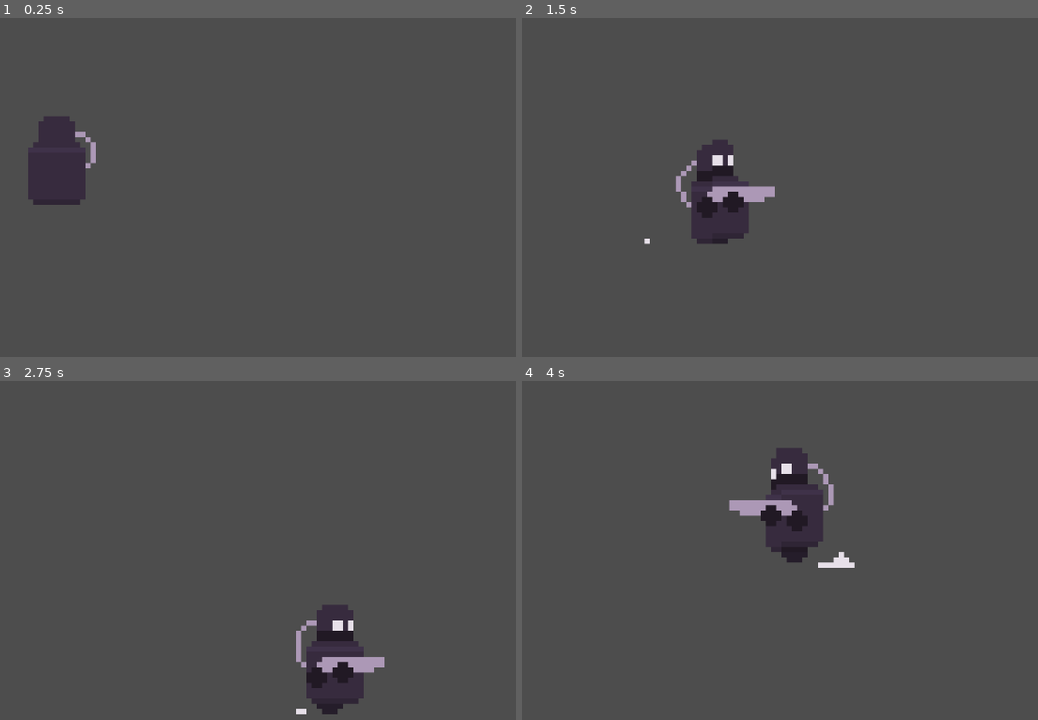
Above: before the commit, frames 1-4 (two rows, left to right).
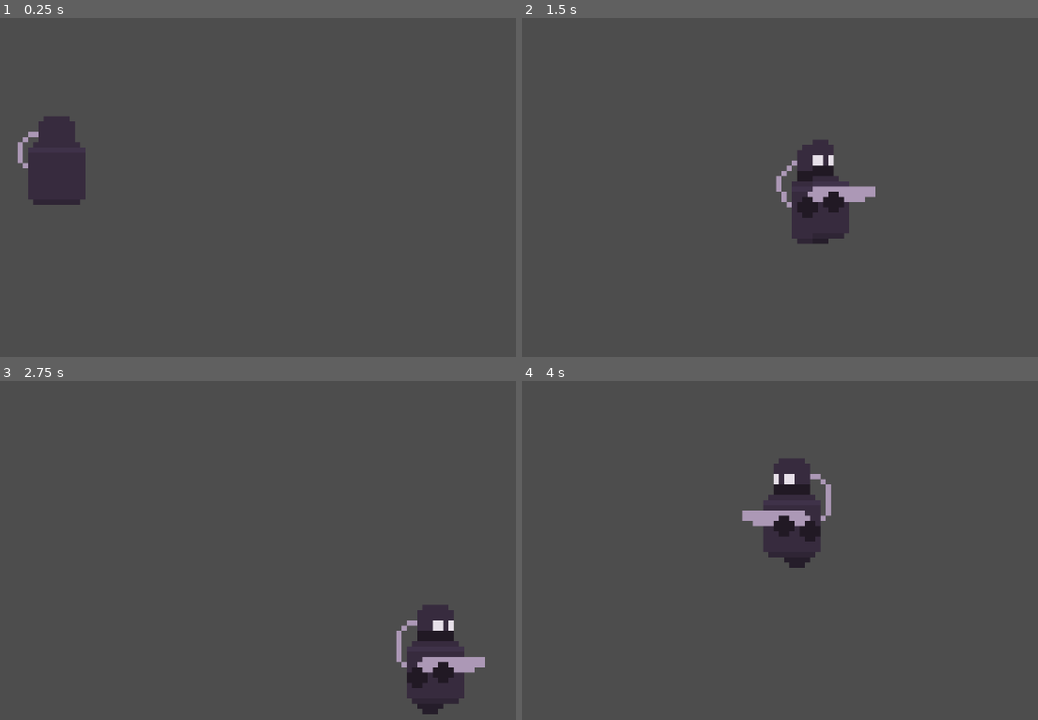
Above: after the commit, the same moments.

Repository: kfahmi77/journey-godot2d
Game: Godot game, scene res://scenes/level.tscn
Same seed, same stepped clock (60 frames per second), same inputs: the game is played once before the commit and once after it.
Inputs:
- Up to frame 1 (0.25 s): no input
- Up to frame 2 (1.5 s): tap Enter at 0.5 s; hold D (move_right) 0.53-1.28 s; tap Shift (dashing, bound only after the commit) at 0.6, 1.35 s; hold S (move_backward) from 1.28 s (still down)
- Up to frame 3 (2.75 s): release S (move_backward) at 2.03 s; hold D (move_right) from 2.03 s (still down); tap Shift (dashing, bound only after the commit) at 2.1 s
- Up to frame 4 (4 s): release D (move_right) at 2.78 s; hold W (move_forward) 2.78-3.53 s; tap Shift (dashing, bound only after the commit) at 2.85, 3.6 s; hold A (move_left) from 3.53 s (still down)

The runs differ from the first frame. In frame 1, 0.3% of the frame differs, in the area x 3-19%, y 33-45%; in frame 2, 6.2%; in frame 3, 6.3%, in the area x 57-94%, y 66-99%; in frame 4, 2.6%.

Commit message:
add dash movement

Diff:
--- a/project.godot
+++ b/project.godot
@@ -42,3 +42,8 @@
 "events": [Object(InputEventKey,"resource_local_to_scene":false,"resource_name":"","device":-1,"window_id":0,"alt_press …(191 unchanged characters)…
 ]
 }
+dashing={
+"deadzone": 0.5,
+"events": [Object(InputEventKey,"resource_local_to_scene":false,"resource_name":"","device":-1,"window_id":0,"alt_pressed":false,"shift_pressed":false,"ctrl_pressed":false,"meta_pressed":false,"pressed":false,"keycode":0,"physical_keycode":4194325,"key_label":0,"unicode":0,"location":0,"echo":false,"script":null)
+]
+}
--- a/scenes/character.tscn
+++ b/scenes/character.tscn
@@ -1,12 +1,12 @@
-[gd_scene load_steps=38 format=3 uid="uid://dftml3fde7laa"]
+[gd_scene load_steps=37 format=3 uid="uid://dftml3fde7laa"]
 
 [ext_resource type="Script" path="res://scripts/character.gd" id="1_lwf4d"]
 [ext_resource type="Texture2D" uid="uid://bg00eo843g4to" path="res://assets/character/Bot Wheel/damaged.png" id="1_lxakc"]
-[ext_resource type="Texture2D" uid="uid://b24emk5wrwys0" path="res://assets/character/Bot Wheel/GAS dash with FX.png" id="2_y6mpu"]
+[ext_resource type="Texture2D" uid="uid://dmsp5l7ry73e8" path="res://assets/character/Bot Wheel/GAS dash FX.png" id="3_leiqd"]
 [ext_resource type="Texture2D" uid="uid://cbok82ggerenw" path="res://assets/character/Bot Wheel/death.png" id="3_vl534"]
 [ext_resource type="Texture2D" uid="uid://cc34ufvhs6yuh" path="res://assets/character/Bot Wheel/static idle.png" id="4_nyip8"]
-[ext_resource type="Texture2D" uid="uid://b1mscxy1b6nug" path="res://assets/character/Bot Wheel/move with FX.png" id="5_0jj2p"]
 [ext_resource type="Texture2D" uid="uid://b327fhgpvnt1e" path="res://assets/character/Bot Wheel/shoot without FX.png" id="6_j77mo"]
+[ext_resource type="Texture2D" uid="uid://dg7icngk70lbi" path="res://assets/character/Bot Wheel/move without FX.png" id="6_xmako"]
 
 [sub_resource type="CapsuleShape2D" id="CapsuleShape2D_0bn5y"]
 
@@ -18,33 +18,29 @@
 atlas = ExtResource("1_lxakc")
 region = Rect2(11, 26, 26, 26)
 
-[sub_resource type="AtlasTexture" id="AtlasTexture_54r8s"]
-atlas = ExtResource("2_y6mpu")
+[sub_resource type="AtlasTexture" id="AtlasTexture_gevpr"]
+atlas = ExtResource("3_leiqd")
 region = Rect2(0, 0, 117, 26)
 
-[sub_resource type="AtlasTexture" id="AtlasTexture_i2mku"]
-atlas = ExtResource("2_y6mpu")
+[sub_resource type="AtlasTexture" id="AtlasTexture_t56o4"]
+atlas = ExtResource("3_leiqd")
 region = Rect2(0, 26, 117, 26)
 
-[sub_resource type="AtlasTexture" id="AtlasTexture_h24dd"]
-atlas = ExtResource("2_y6mpu")
+[sub_resource type="AtlasTexture" id="AtlasTexture_6smir"]
+atlas = ExtResource("3_leiqd")
 region = Rect2(0, 52, 117, 26)
 
-[sub_resource type="AtlasTexture" id="AtlasTexture_778sv"]
-atlas = ExtResource("2_y6mpu")
+[sub_resource type="AtlasTexture" id="AtlasTexture_a46jv"]
+atlas = ExtResource("3_leiqd")
 region = Rect2(0, 78, 117, 26)
 
-[sub_resource type="AtlasTexture" id="AtlasTexture_5de35"]
-atlas = ExtResource("2_y6mpu")
+[sub_resource type="AtlasTexture" id="AtlasTexture_oad7d"]
+atlas = ExtResource("3_leiqd")
 region = Rect2(0, 104, 117, 26)
 
-[sub_resource type="AtlasTexture" id="AtlasTexture_6ay77"]
-atlas = ExtResource("2_y6mpu")
+[sub_resource type="AtlasTexture" id="AtlasTexture_m3ohm"]
+atlas = ExtResource("3_leiqd")
 region = Rect2(0, 130, 117, 26)
-
-[sub_resource type="AtlasTexture" id="AtlasTexture_a1wwk"]
-atlas = ExtResource("2_y6mpu")
-region = Rect2(0, 156, 117, 26)
 
 [sub_resource type="AtlasTexture" id="AtlasTexture_x75jk"]
 atlas = ExtResource("3_vl534")
@@ -74,37 +70,37 @@
 atlas = ExtResource("4_nyip8")
 region = Rect2(12, 0, 21, 26)
 
-[sub_resource type="AtlasTexture" id="AtlasTexture_8muct"]
-atlas = ExtResource("5_0jj2p")
-region = Rect2(6, 0, 37, 26)
-
-[sub_resource type="AtlasTexture" id="AtlasTexture_maitb"]
-atlas = ExtResource("5_0jj2p")
-region = Rect2(6, 26, 37, 26)
-
-[sub_resource type="AtlasTexture" id="AtlasTexture_x3b0l"]
-atlas = ExtResource("5_0jj2p")
-region = Rect2(6, 52, 37, 26)
-
-[sub_resource type="AtlasTexture" id="AtlasTexture_drfwq"]
-atlas = ExtResource("5_0jj2p")
-region = Rect2(6, 78, 37, 26)
-
-[sub_resource type="AtlasTexture" id="AtlasTexture_0iw2x"]
-atlas = ExtResource("5_0jj2p")
-region = Rect2(6, 104, 37, 26)
-
-[sub_resource type="AtlasTexture" id="AtlasTexture_rjjqs"]
-atlas = ExtResource("5_0jj2p")
-region = Rect2(6, 130, 37, 26)
-
-[sub_resource type="AtlasTexture" id="AtlasTexture_qpea3"]
-atlas = ExtResource("5_0jj2p")
-region = Rect2(6, 156, 37, 26)
-
-[sub_resource type="AtlasTexture" id="AtlasTexture_pyniw"]
-atlas = ExtResource("5_0jj2p")
-region = Rect2(6, 182, 37, 26)
+[sub_resource type="AtlasTexture" id="AtlasTexture_8wlrj"]
+atlas = ExtResource("6_xmako")
+region = Rect2(12, 0, 26, 26)
+
+[sub_resource type="AtlasTexture" id="AtlasTexture_vy7rw"]
+atlas = ExtResource("6_xmako")
+region = Rect2(12, 26, 26, 26)
+
+[sub_resource type="AtlasTexture" id="AtlasTexture_ykswx"]
+atlas = ExtResource("6_xmako")
+region = Rect2(12, 52, 26, 26)
+
+[sub_resource type="AtlasTexture" id="AtlasTexture_m8lkk"]
+atlas = ExtResource("6_xmako")
+region = Rect2(12, 78, 26, 26)
+
+[sub_resource type="AtlasTexture" id="AtlasTexture_8l6qr"]
+atlas = ExtResource("6_xmako")
+region = Rect2(12, 104, 26, 26)
+
+[sub_resource type="AtlasTexture" id="AtlasTexture_btxyb"]
+atlas = ExtResource("6_xmako")
+region = Rect2(12, 130, 26, 26)
+
+[sub_resource type="AtlasTexture" id="AtlasTexture_wg26h"]
+atlas = ExtResource("6_xmako")
+region = Rect2(12, 156, 26, 26)
+
+[sub_resource type="AtlasTexture" id="AtlasTexture_qe2x2"]
+atlas = ExtResource("6_xmako")
+region = Rect2(12, 182, 26, 26)
 
 [sub_resource type="AtlasTexture" id="AtlasTexture_3c0jr"]
 atlas = ExtResource("6_j77mo")
@@ -131,35 +127,32 @@
 "duration": 1.0,
 "texture": SubResource("AtlasTexture_p43g1")
 }],
-"loop": true,
+"loop": false,
 "name": &"damage",
 "speed": 2.0
 }, {
 "frames": [{
 "duration": 1.0,
-"texture": SubResource("AtlasTexture_54r8s")
-}, {
-"duration": 1.0,
-"texture": SubResource("AtlasTexture_i2mku")
-}, {
-"duration": 1.0,
-"texture": SubResource("AtlasTexture_h24dd")
-}, {
-"duration": 1.0,
-"texture": SubResource("AtlasTexture_778sv")
-}, {
-"duration": 1.0,
-"texture": SubResource("AtlasTexture_5de35")
-}, {
-"duration": 1.0,
-"texture": SubResource("AtlasTexture_6ay77")
-}, {
-"duration": 1.0,
-"texture": SubResource("AtlasTexture_a1wwk")
-}],
-"loop": true,
+"texture": SubResource("AtlasTexture_gevpr")
+}, {
+"duration": 1.0,
+"texture": SubResource("AtlasTexture_t56o4")
+}, {
+"duration": 1.0,
+"texture": SubResource("AtlasTexture_6smir")
+}, {
+"duration": 1.0,
+"texture": SubResource("AtlasTexture_a46jv")
+}, {
+"duration": 1.0,
+"texture": SubResource("AtlasTexture_oad7d")
+}, {
+"duration": 1.0,
+"texture": SubResource("AtlasTexture_m3ohm")
+}],
+"loop": false,
 "name": &"dash",
-"speed": 5.0
+"speed": 6.0
 }, {
 "frames": [{
 "duration": 1.0,
@@ -188,36 +181,36 @@
 "duration": 1.0,
 "texture": SubResource("AtlasTexture_vk7fk")
 }],
-"loop": true,
+"loop": false,
 "name": &"idle",
 "speed": 5.0
 }, {
 "frames": [{
 "duration": 1.0,
-"texture": SubResource("AtlasTexture_8muct")
-}, {
-"duration": 1.0,
-"texture": SubResource("AtlasTexture_maitb")
-}, {
-"duration": 1.0,
-"texture": SubResource("AtlasTexture_x3b0l")
-}, {
-"duration": 1.0,
-"texture": SubResource("AtlasTexture_drfwq")
-}, {
-"duration": 1.0,
-"texture": SubResource("AtlasTexture_0iw2x")
-}, {
-"duration": 1.0,
-"texture": SubResource("AtlasTexture_rjjqs")
-}, {
-"duration": 1.0,
-"texture": SubResource("AtlasTexture_qpea3")
-}, {
-"duration": 1.0,
-"texture": SubResource("AtlasTexture_pyniw")
-}],
-"loop": true,
+"texture": SubResource("AtlasTexture_8wlrj")
+}, {
+"duration": 1.0,
+"texture": SubResource("AtlasTexture_vy7rw")
+}, {
+"duration": 1.0,
+"texture": SubResource("AtlasTexture_ykswx")
+}, {
+"duration": 1.0,
+"texture": SubResource("AtlasTexture_m8lkk")
+}, {
+"duration": 1.0,
+"texture": SubResource("AtlasTexture_8l6qr")
+}, {
+"duration": 1.0,
+"texture": SubResource("AtlasTexture_btxyb")
+}, {
+"duration": 1.0,
+"texture": SubResource("AtlasTexture_wg26h")
+}, {
+"duration": 1.0,
+"texture": SubResource("AtlasTexture_qe2x2")
+}],
+"loop": false,
 "name": &"move",
 "speed": 7.0
 }, {
@@ -234,7 +227,7 @@
 "duration": 1.0,
 "texture": SubResource("AtlasTexture_k0k3b")
 }],
-"loop": true,
+"loop": false,
 "name": &"shoot",
 "speed": 4.0
 }]
@@ -250,6 +243,9 @@
 position = Vector2(1, -2)
 scale = Vector2(8, 8)
 sprite_frames = SubResource("SpriteFrames_mli6f")
-animation = &"idle"
-frame_progress = 0.378841
-flip_h = true
+animation = &"dash"
+
+[node name="IdleTimer" type="Timer" parent="."]
+wait_time = 1.5
+
+[connection signal="timeout" from="IdleTimer" to="." method="_on_idle_timer_timeout"]
--- a/scripts/character.gd
+++ b/scripts/character.gd
@@ -3,10 +3,18 @@
 @export var speed = 300
 
 @onready var animated_sprite = $AnimatedSprite2D
+@onready var idle_timer = $IdleTimer
+
+@export var dash_speed = 800  # Kecepatan dash
+@export var dash_duration = 0.3  # Durasi dash
+@export var dash_cooldown = 2.0  # Cooldown dash
+var is_dashing = false  # Status sedang dash
+var can_dash = true  # Apakah dash bisa dilakukan
+var dash_direction = Vector2.ZERO  # Arah dash
 
 func _ready():
-	# Memastikan animasi "move" diputar saat game dimulai
-	animated_sprite.play("move")
+	idle_timer.one_shot = true  # Timer hanya memicu sekali
+	animated_sprite.play("idle")
 
 func _physics_process(delta):
 	# Get input direction
@@ -15,7 +23,14 @@
 	direction.y = Input.get_axis("move_forward", "move_backward")
 	direction = direction.normalized()
 
-	velocity = direction * speed
+	if Input.is_action_just_pressed("dashing") and can_dash:
+		print("dash is pressed")
+		start_dash(direction)
+
+	if is_dashing:
+		velocity = dash_direction * dash_speed
+	else:
+		velocity = direction * speed
 
 	# Mengatur arah sprite
 	if direction.x != 0:
@@ -24,10 +39,32 @@
 	# Mengatur animasi
 	if direction != Vector2.ZERO:
 		animated_sprite.play("move")
+		idle_timer.stop()  # Hentikan timer jika ada input
 	else:
-		# Opsional: jika ada animasi idle
-		# animated_sprite.play("idle")
-		# Jika tidak ada animasi idle, tetap putar "move"
-		animated_sprite.play("idle")
+		if idle_timer.is_stopped():
+			idle_timer.start()  # Mulai timer jika tidak ada input
 
 	move_and_slide()
+
+func _on_idle_timer_timeout():
+	print("Idle timer timeout triggered")
+	animated_sprite.play("idle")
+
+func start_dash(direction: Vector2):
+	if direction == Vector2.ZERO:
+		direction = Vector2.RIGHT
+
+	is_dashing = true
+	can_dash = false
+	dash_direction = direction
+
+	await get_tree().create_timer(dash_duration).timeout
+	end_dash()
+
+	await get_tree().create_timer(dash_cooldown).timeout
+	can_dash = true
+
+
+func end_dash():
+	is_dashing = false
+	velocity = Vector2.ZERO
--- /dev/null
+++ b/scripts/timer.gd
@@ -0,0 +1 @@
+extends Timer
